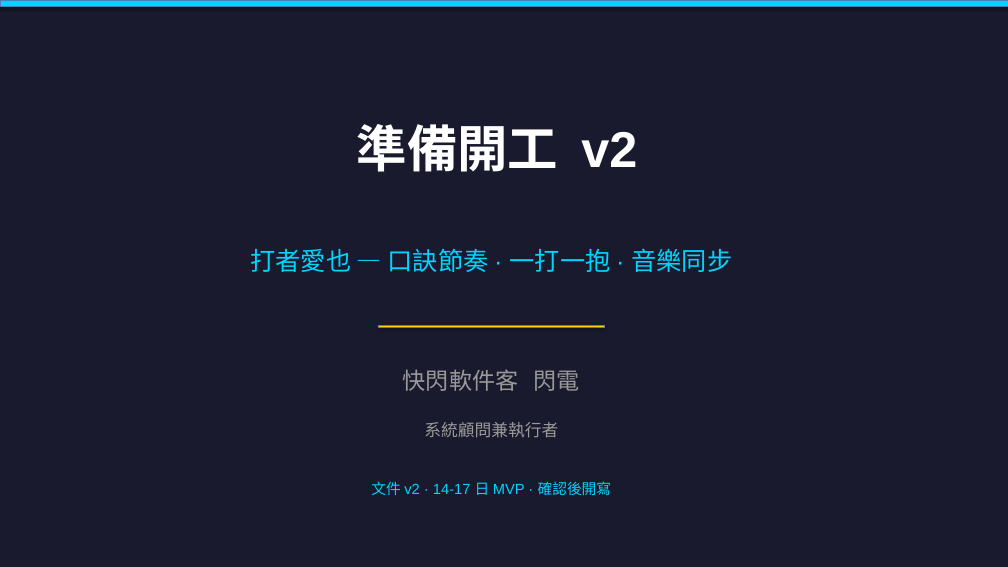
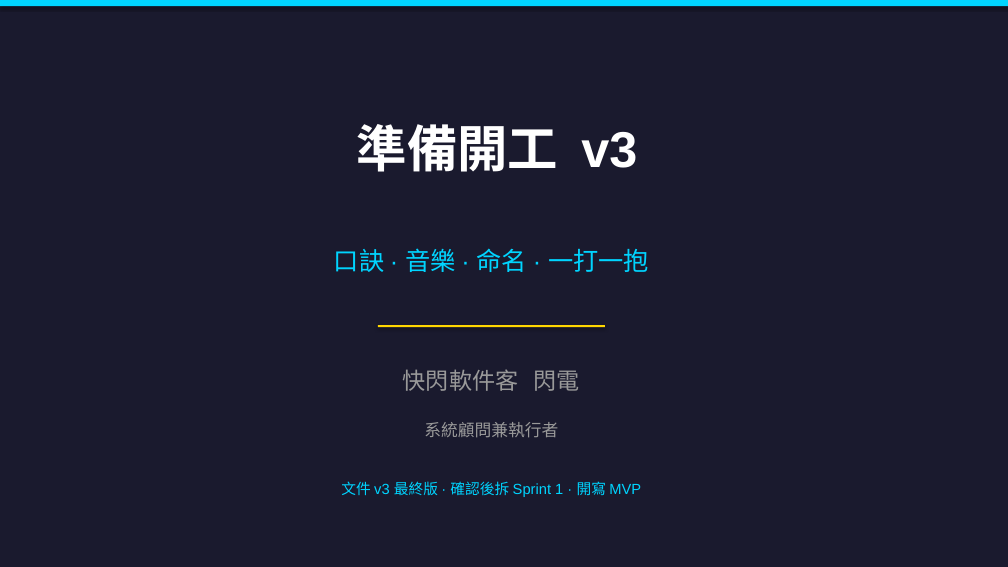
Before and after one commit to Ben-Yung/ai-da, a slide deck: slide 6 of 愛打_MVP_v1_執行文件.pptx (slide 9 before the commit). Drawn at 1008x567 pixels with LibreOffice and Linux fonts; fonts in the diff are those of the drawing. Boxes give left, top, right and bottom in pixels: in the first picture for what was removed or moved away, otherwise in the second. Text is boxed around its words. In the diff, an @@ line names an element or a change of style, - is before the commit and + after.

```diff
--- a/愛打_MVP_v1_執行文件.pptx
+++ b/愛打_MVP_v1_執行文件.pptx
@@ rectangle at bbox=[0, 0, 1008, 6]: outline #4B7EBC 0.75 pt to none @@
@@ text at bbox=[357, 124, 637, 172]: text changed @@
-準備開工 v2
+準備開工 v3
@@ text at bbox=[334, 248, 649, 272]: text changed @@
-打者愛也 — 口訣節奏 · 一打一抱 · 音樂同步
+口訣 · 音樂 · 命名 · 一打一抱
@@ rectangle at bbox=[378, 325, 605, 327]: outline #4B7EBC 0.75 pt to none @@
@@ text at bbox=[341, 481, 641, 497]: text changed @@
-文件 v2 · 14-17 日 MVP · 確認後開寫
+文件 v3 最終版 · 確認後拆 Sprint 1 · 開寫 MVP
```
Also in this commit, not shown: 4 other slides changed, 1 slide added, 4 slides removed, 3 other files.
